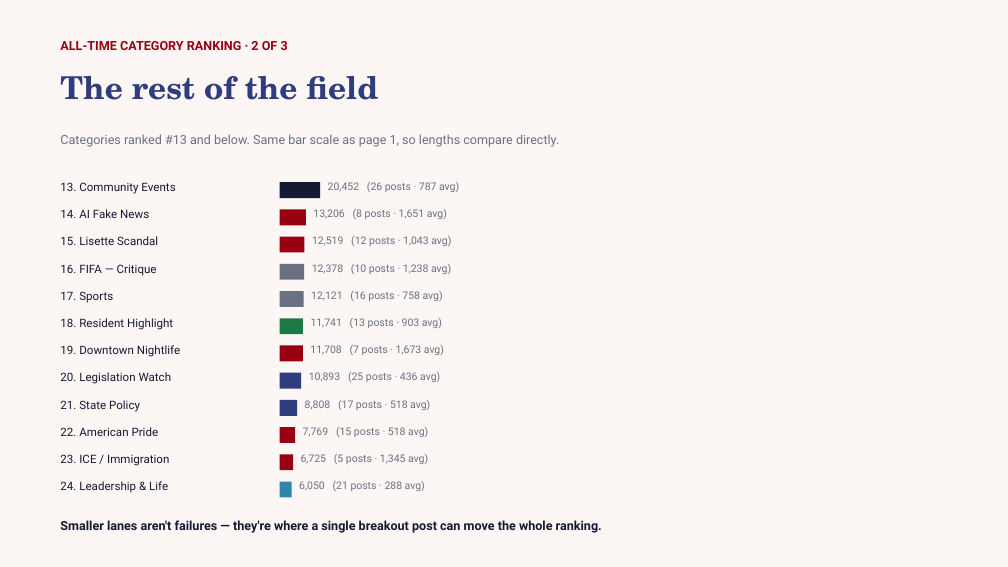
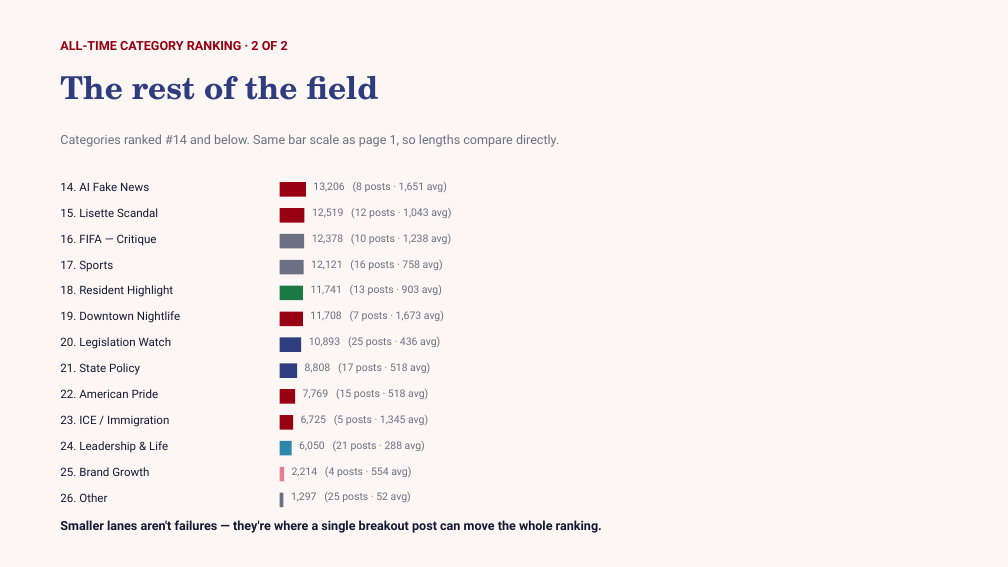
Before and after one commit to zvmmer/talking-downey-kpis, a slide deck: slide 5 of OVERALL_REPORT.pptx. Drawn at 1008x567 pixels with LibreOffice and Linux fonts; fonts in the diff are those of the drawing. Boxes give left, top, right and bottom in pixels: in the first picture for what was removed or moved away, otherwise in the second. Text is boxed around its words. In the diff, an @@ line names an element or a change of style, - is before the commit and + after.

Commit message:
Overall deck: categories split evenly across exactly 2 pages

```diff
--- a/OVERALL_REPORT.pptx
+++ b/OVERALL_REPORT.pptx
@@ text at (60,134,559,147): text changed @@
-Categories ranked #13 and below. Same bar scale as page 1, so lengths compare directly.
+Categories ranked #14 and below. Same bar scale as page 1, so lengths compare directly.
@@ text "14. AI Fake News": place and size @@
-text "14. AI Fake News" at (60,209,149,218)
+text "14. AI Fake News" at (60,182,149,191)
@@ text removed at (60,182,175,194) @@
-13. Community Events
@@ rectangle: place and size @@
-rectangle at (280,237,305,253)
+rectangle at (280,182,306,197)
@@ rectangle removed at (280,182,321,198) @@
@@ text "13,206 (8 posts · 1,651 ...": place and size @@
-text "13,206 (8 posts · 1,651 ..." at (313,209,447,219)
+text "13,206 (8 posts · 1,651 ..." at (313,182,447,192)
@@ text removed at (328,182,459,192) @@
-20,452 (26 posts · 787 avg)
@@ rectangle: place and size @@
-rectangle at (280,291,304,307)
+rectangle at (280,234,304,248)
@@ rectangle: place and size @@
-rectangle at (280,264,304,280)
+rectangle at (280,260,304,274)
@@ 8 texts, 1 rectangle: place and size @@
-8 texts, 1 rectangle at (60,236,451,334)
+8 texts, 1 rectangle at (60,208,451,300)
@@ 6 texts, 1 rectangle: place and size @@
-6 texts, 1 rectangle at (60,345,444,412)
+6 texts, 1 rectangle at (60,311,444,375)
@@ rectangle: place and size @@
-rectangle at (280,400,297,416)
+rectangle at (280,337,302,352)
@@ rectangle: place and size @@
-rectangle at (280,373,302,389)
+rectangle at (280,364,297,378)
@@ rectangle: place and size @@
-rectangle at (280,454,293,470)
+rectangle at (280,389,295,404)
@@ rectangle: place and size @@
-rectangle at (280,427,295,443)
+rectangle at (280,415,293,430)
@@ 6 texts, 1 rectangle: place and size @@
-6 texts, 1 rectangle at (60,427,428,498)
+6 texts, 1 rectangle at (60,389,428,455)
@@ text added at (60,467,149,476), 11 pt, text #141833 @@
+25. Brand Growth
@@ rectangle added at (280,467,284,482), fill #E87E8F @@
@@ text added at (292,467,411,477), 10 pt, text #6B7082 @@
+2,214 (4 posts · 554 avg)
@@ text added at (60,493,107,502), 11 pt, text #141833 @@
+26. Other
@@ rectangle added at (280,493,284,507), fill #6B7082 @@
@@ text added at (291,492,411,502), 10 pt, text #6B7082 @@
+1,297 (25 posts · 52 avg)
```
Also in this commit, not shown: 1 other slide changed, 1 slide removed, 1 other file.
